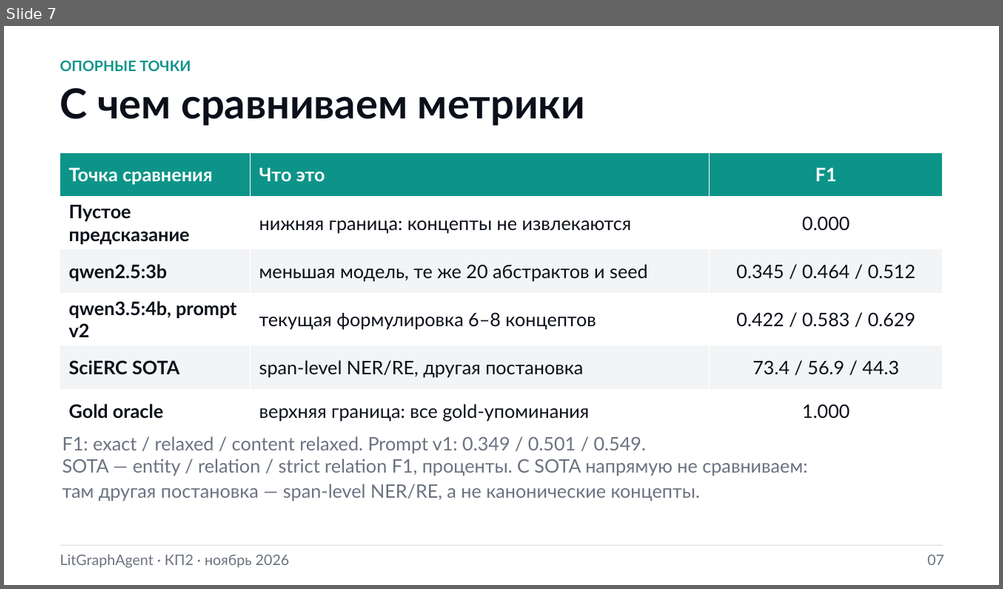
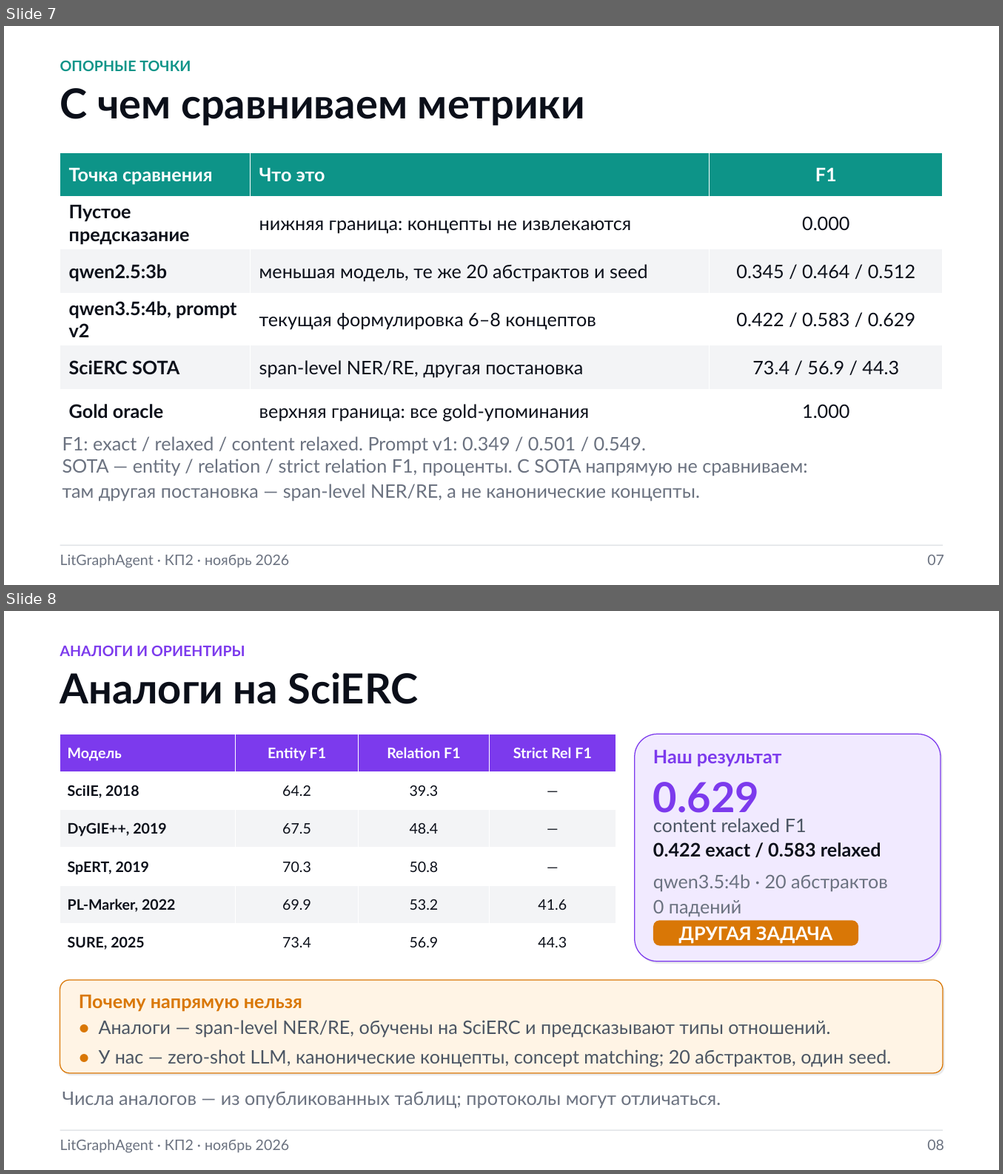
Before and after one commit to Icold21/lit-graph-agent, a slide deck: docs/kp2/kp2_presentation_kp1_style.pptx. Shown one above the other, each under a label of ours: slide 7 before the commit, slides 7 and 8 after it. The pictures are 1003x589 and 1003x1174 pixels, drawn with LibreOffice and Linux fonts; fonts in the diff are those of the drawing; background and template pictures are left out. Boxes give left, top, right and bottom in pixels: in the first picture for what was removed or moved away, otherwise in the second. Text is boxed around its words. In the diff, an @@ line names an element or a change of style, - is before the commit and + after.

```diff
--- a/docs/kp2/kp2_presentation_kp1_style.pptx
+++ b/docs/kp2/kp2_presentation_kp1_style.pptx
@@ slide 8 added at (4,611,999,1170), background picture (left out) @@
@@ text added at (60,645,245,656), 14 pt, text #7C3AED, bold @@
+АНАЛОГИ И ОРИЕНТИРЫ
@@ text added at (60,672,418,704), 40 pt, text #0B0F19, bold @@
+Аналоги на SciERC
@@ table added at (60,734,616,962), 6 rows, 4 columns @@
+Модель | Entity F1 | Relation F1 | Strict Rel F1
+SciIE, 2018 | 64.2 | 39.3 | —
+DyGIE++, 2019 | 67.5 | 48.4 | —
+SpERT, 2019 | 70.3 | 50.8 | —
+PL-Marker, 2022 | 69.9 | 53.2 | 41.6
+SURE, 2025 | 73.4 | 56.9 | 44.3
@@ rounded rectangle added at (634,734,940,962), fill #F1EAFF, outline #7C3AED 0.9 pt @@
@@ rounded rectangle added at (636,736,942,964), fill #E9EAEC @@
@@ text added at (653,750,782,766), 18 pt, text #7C3AED, bold @@
+Наш результат
@@ text added at (653,782,759,820), 40 pt, text #7C3AED, bold @@
+0.629
@@ text added at (653,818,806,832), 18 pt, text #4B5563 @@
+content relaxed F1
@@ text added at (653,843,881,857), 18 pt, text #0B0F19, bold @@
+0.422 exact / 0.583 relaxed
@@ text added at (653,874,888,917), 18 pt, text #6B7280 @@
+qwen3.5:4b · 20 абстрактов
+0 падений
@@ rounded rectangle added at (653,920,858,946), fill #D97706, 18 pt, text #FFFFFF, bold @@
+ДРУГАЯ ЗАДАЧА
@@ rounded rectangle added at (60,980,942,1073), fill #FFF4E5, outline #D97706 0.9 pt @@
@@ rounded rectangle added at (62,982,945,1076), fill #E9EAEC @@
@@ text added at (79,994,302,1011), 18 pt, text #D97706, bold @@
+Почему напрямую нельзя
@@ text added at (99,1020,891,1068), 18 pt, text #4B5563 @@
+• Аналоги — span-level NER/RE, обучены на SciERC и предсказывают типы отношений.
+• У нас — zero-shot LLM, канонические концепты, concept matching; 20 абстрактов, один seed.
@@ text added at (62,1092,720,1108), 18 pt, text #6B7280 @@
+Числа аналогов — из опубликованных таблиц; протоколы могут отличаться.
@@ rectangle added at (60,1130,942,1131), fill #D1D5DB @@
@@ text added at (60,1139,290,1153), 14 pt, text #6B7280 @@
+LitGraphAgent · КП2 · ноябрь 2026
@@ text added at (927,1140,944,1150), 14 pt, text #6B7280 @@
+08
```
Also in this commit, not shown: 2 slides changed, 4 other files.
